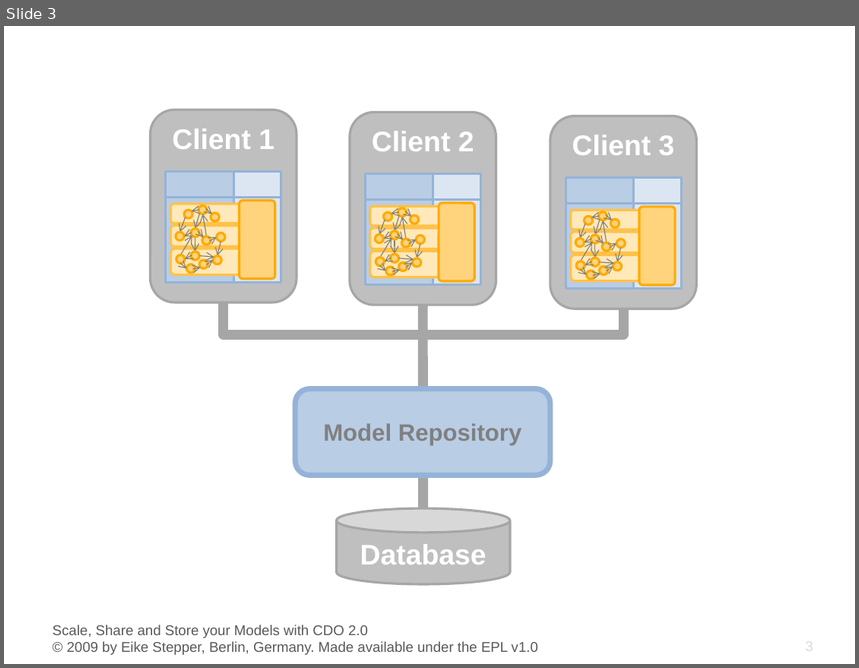
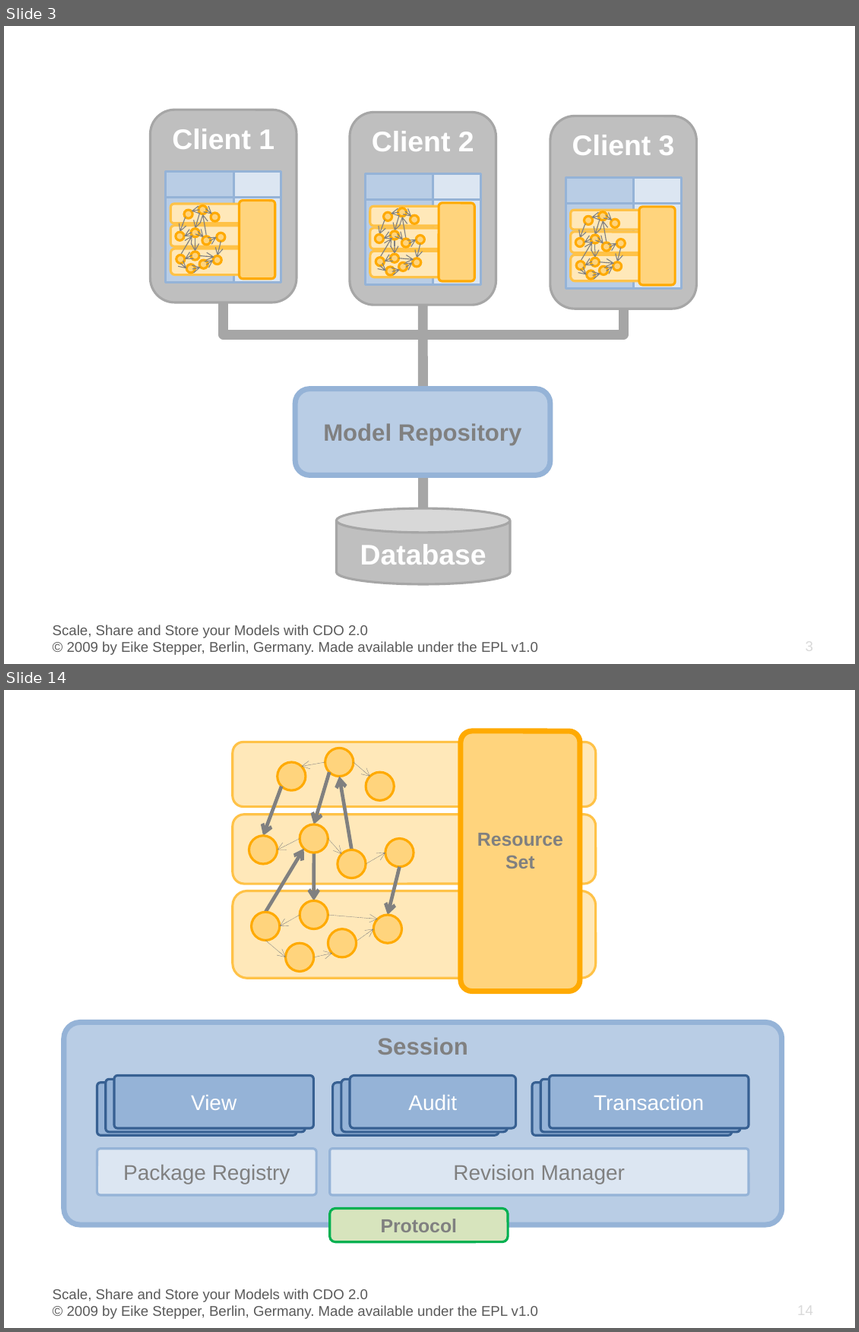
Before and after one commit to eclipse-cdo/cdo.www, a slide deck: documentation/presentations/EclipseCon_2009/CDO_EclipseCon_2009.pptx. Shown one above the other, each under a label of ours: slide 3 before the commit, slides 3 and 14 after it; the slides between them are not shown. The pictures are 859x668 and 859x1332 pixels, drawn with LibreOffice and Linux fonts; fonts in the diff are those of the drawing; background and template pictures are left out. Boxes give left, top, right and bottom in pixels: in the first picture for what was removed or moved away, otherwise in the second. Text is boxed around its words. In the diff, an @@ line names an element or a change of style, - is before the commit and + after.

```diff
--- a/documentation/presentations/EclipseCon_2009/CDO_EclipseCon_2009.pptx
+++ b/documentation/presentations/EclipseCon_2009/CDO_EclipseCon_2009.pptx
@@ slide 14 added at (4,690,855,1328), background #FFFFFF @@
@@ group added at (233,731,597,991): 16 arrows, 12 ellipses, 4 rounded rectangles @@
+ResourceSet
@@ rounded rectangle added at (63,1023,782,1225), fill #B9CDE5, outline #95B3D7 4.5 pt, 20 pt, text #808080, bold @@
+Session
@@ rounded rectangle added at (113,1075,313,1129), fill #95B3D7, outline #376092 2 pt, 18 pt, text #FFFFFF @@
+View
@@ rounded rectangle added at (350,1075,515,1129), fill #95B3D7, outline #376092 2 pt, 18 pt, text #FFFFFF @@
+Audit
@@ rounded rectangle added at (550,1075,749,1129), fill #95B3D7, outline #376092 2 pt, 18 pt, text #FFFFFF @@
+Transaction
@@ rounded rectangle added at (97,1082,296,1135), fill #95B3D7, outline #376092 2 pt, 18 pt, text #FFFFFF @@
+View
@@ rounded rectangle added at (105,1079,304,1132), fill #95B3D7, outline #376092 2 pt, 18 pt, text #FFFFFF @@
+View
@@ rounded rectangle added at (332,1082,499,1135), fill #95B3D7, outline #376092 2 pt, 18 pt, text #FFFFFF @@
+Audit
@@ rounded rectangle added at (341,1079,507,1132), fill #95B3D7, outline #376092 2 pt, 18 pt, text #FFFFFF @@
+Audit
@@ rounded rectangle added at (533,1082,732,1135), fill #95B3D7, outline #376092 2 pt, 18 pt, text #FFFFFF @@
+Transaction
@@ rounded rectangle added at (541,1079,740,1132), fill #95B3D7, outline #376092 2 pt, 18 pt, text #FFFFFF @@
+Transaction
@@ rounded rectangle added at (97,1149,316,1195), fill #DCE6F2, outline #95B3D7 2 pt, 18 pt, text #808080 @@
+Package Registry
@@ rounded rectangle added at (330,1149,749,1195), fill #DCE6F2, outline #95B3D7 2 pt, 18 pt, text #808080 @@
+Revision Manager
@@ rounded rectangle added at (330,1208,508,1243), fill #D7E4BD, outline #00B050 2 pt, 16 pt, text #808080, bold @@
+Protocol
@@ text added at (53,1289,538,1319), 12 pt, text #595959 @@
+Scale, Share and Store your Models with CDO 2.0
+© 2009 by Eike Stepper, Berlin, Germany. Made available under the EPL v1.0
@@ page number added at (797,1303,813,1319), 12 pt, text #D9D9D9 @@
+14
```
Also in this commit, not shown: 6 slides changed, 4 other slides added.
